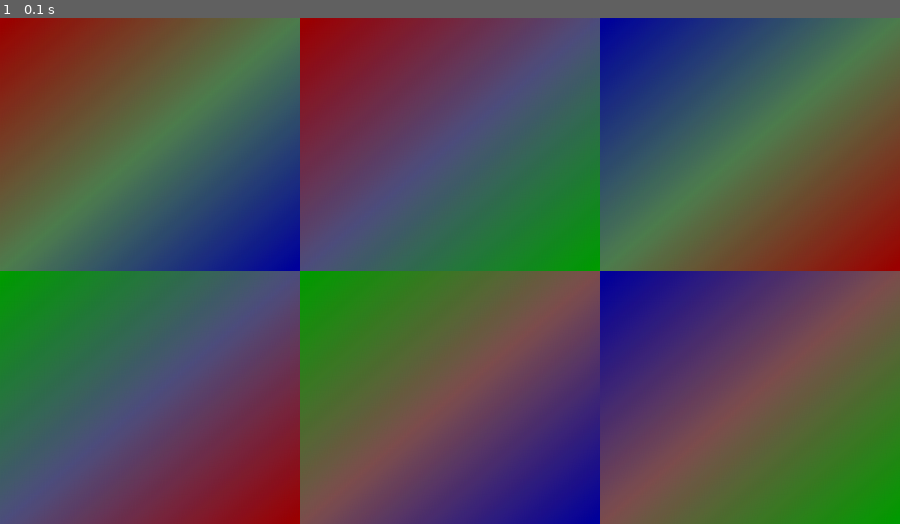
Above: before the commit, frame 1.
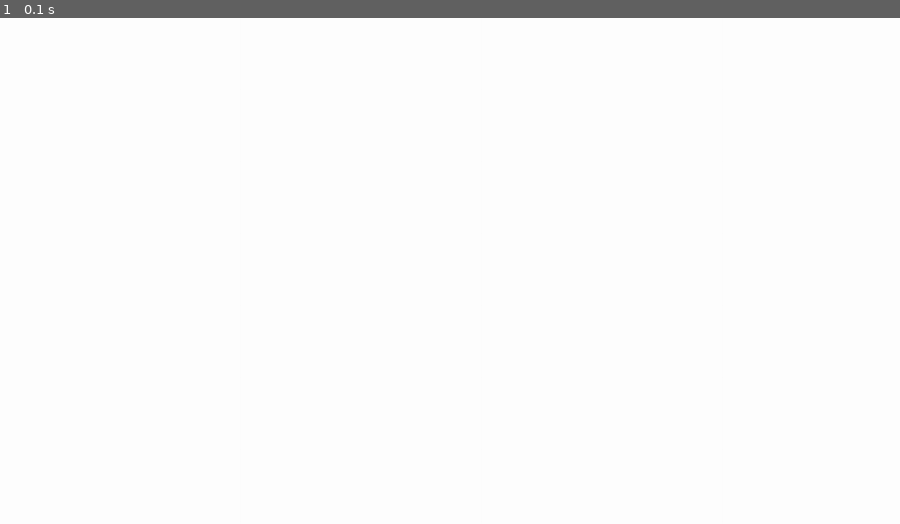
Above: after the commit, the same moment.

Repository: CountQuackula/PyGames
Game: pygame game, started from BasicGui.py
Same seed, same stepped clock (60 frames per second), same inputs: the game is played once before the commit and once after it.
Inputs:
- Up to frame 1 (0.1 s): no input

The runs differ from the first frame. In frame 1, 100% of the frame differs, in the area x 0-100%, y 0-100%.

Commit message:
Completed mainMenu function which now returns the option numerically that the user selected. Further added variability to the object creation function.

Diff:
--- a/BasicGui.py
+++ b/BasicGui.py
@@ -26,7 +26,7 @@
 );
 
 for k in range(6):
-    block = GUIcompFcn(1920/6, 1080/4, position[k][0], position[k][1], True, colours[k], screen, 1, False, (0, 0, 0), 0);
+    block = GUIcompFcn(1920/6, 1080/4, position[k][0], position[k][1], True, colours[k], screen, 1, False, (0, 0, 0), 0, 0);
 
 #updating screen to show new added feature
 pygame.display.update(); #updates the new image into the gui needs to be done after setting up a new image
@@ -34,7 +34,7 @@
 time.sleep(10); #just pausing the ocde so the generated image can be appreciated
 
 for k in range(6):
-    blockTwo = GUIcompFcn(1920/12, 1080/2, k*1920/12, 0, True, colours[k], screen, -1, False, (0, 0, 0), 0);
+    blockTwo = GUIcompFcn(1920/12, 1080/2, k*1920/12, 0, True, colours[k], screen, -1, False, (0, 0, 0), 0, 0);
 
 #updating screen to show new added feature
 pygame.display.update(); #updates the new image into the gui needs to be done after setting up a new image
--- a/GUIcomponentFuncs.py
+++ b/GUIcomponentFuncs.py
@@ -1,7 +1,7 @@
 import sys, pygame, time
 pygame.init();
 
-def GUIcompFcn(width, height, x, y, gradient, colour, screen, direction, border, borderCol, borderThick):
+def GUIcompFcn(width, height, x, y, gradient, colour, screen, direction, border, borderCol, borderThick, blit):
     #converting some varaibles into integers incase of user error in calling function
     ratio = height/width;
     width = round(width);
@@ -31,10 +31,12 @@
             pygame.draw.rect(block, colour, (0, 0, width, height)); #add rectangle over whole surface and set colour
 
     #adding border to object if specified
-    if border == True:
+    if border == 1:
         pygame.draw.rect(block, borderCol, (0, 0, width, height), borderThick);
 
-    screen.blit(block, (x, y)); #adding block surface onto the screen at (x, y)
+    #checking if user wants current surface object blited onto screen
+    if blit == True:
+        screen.blit(block, (x, y)); #adding block surface onto the screen at (x, y)
 
     #returning the handle to the created component
     return block;
--- a/mainMenu.py
+++ b/mainMenu.py
@@ -5,9 +5,9 @@
 
 def mainMenu(screen):
     #creating the 3 option buttons on screen
-    button1 = GUIcompFcn(1920/4, 54 * 2, 1920/8, 54, False, (255, 0, 255), screen, 1, True, (0, 0, 0), 4);
-    button2 = GUIcompFcn(1920/4, 54 * 2, 1920/8, 54 * 4, False, (0, 255, 255), screen, 1, True, (0, 0, 0), 4);
-    button3 = GUIcompFcn(1920/4, 54 * 2, 1920/8, 54 * 7, False, (255, 255, 0), screen, 1, True, (0, 0, 0), 4);
+    button1 = GUIcompFcn(1920/4, 54 * 2, 1920/8, 54, False, (255, 0, 255), screen, 1, True, (0, 0, 0), 4, 1);
+    button2 = GUIcompFcn(1920/4, 54 * 2, 1920/8, 54 * 4, False, (0, 255, 255), screen, 1, True, (0, 0, 0), 4, 1);
+    button3 = GUIcompFcn(1920/4, 54 * 2, 1920/8, 54 * 7, False, (255, 255, 0), screen, 1, True, (0, 0, 0), 4, 1);
 
     #initilizing list that stores the boundries of the buttons
     boundries = [];
@@ -39,8 +39,59 @@
     screen.blit(text2, (boundries[1][0] + 144, boundries[1][2] + 27));
     screen.blit(text3, (boundries[2][0] + 144, boundries[2][2] + 27));
 
+    #initlizing while loop pointer blocks and menu selected lists
+    pnt1 = GUIcompFcn(54, 13, boundries[0][0] - 67, boundries[0][3] - 60, False, (0, 0, 0), screen, 1, False, (0, 0, 0), 0, 1);
+    pnt2 = GUIcompFcn(54, 13, boundries[1][0] - 67, boundries[1][3] - 60, False, (0, 0, 0), screen, 1, False, (0, 0, 0), 0, 0);
+    pnt3 = GUIcompFcn(54, 13, boundries[2][0] - 67, boundries[2][3] - 60, False, (0, 0, 0), screen, 1, False, (0, 0, 0), 0, 0);
+    blankPnter = GUIcompFcn(54, 13, 0, 0, False, (255, 255, 255), screen, 1, False, (0, 0, 0), 0, 0);
+    pressedDown = (1, 2 , 0);
+    pressedUp = (2, 0, 1);
+    pnterPosition = 0;
+
+    #adding pointer positions to boundries
+    pnterPost = (boundries[0][0] - 13, boundries[0][3] - 54, boundries[1][0] - 13, boundries[1][3] - 54);
+    boundries.insert(4, pnterPost);
+
+    #displaying initilial state of mainMenu before user input detection
+    pygame.display.update();
+
     #checking pyGame for mouse or keyboard input to select an option or to close the game
+    while True:
+        #clearing event stream to only get latest user input
+        pygame.event.clear;
+        pygame.event.wait;
 
+        for event in pygame.event.get():
+            #determining user input
+            if event.type == pygame.QUIT:
+                #closing GUI and terminating code
+                pygame.quit();
+                sys.exit();
+            elif event.type == pygame.KEYDOWN: #checking if it was a key being pressed down
+                if event.key == pygame.K_DOWN: #checking if down arrow key was pressed
+                    #bliting over old pnter
+                    screen.blit(blankPnter, (boundries[pnterPosition][0] - 67, boundries[pnterPosition][3] - 60));
 
-    #updating screen to show the buttons added
-    pygame.display.update();
+                    #changing selected option
+                    pnterPosition = pressedDown[pnterPosition];
+                elif event.key == pygame.K_UP:
+                    #bliting over old pnter
+                    screen.blit(blankPnter, (boundries[pnterPosition][0] - 67, boundries[pnterPosition][3] - 60));
+
+                    #changing selected option
+                    pnterPosition = pressedUp[pnterPosition];
+                elif event.key == pygame.K_RETURN:
+                    return pnterPosition;
+
+            #updating screen if arrow keys pressed
+            if event.type == pygame.KEYDOWN or event.type == pygame.KEYUP:
+                #deteminig which pnter to apply to screen
+                if pnterPosition == 0:
+                    screen.blit(pnt1, (boundries[0][0] - 67, boundries[0][3] - 60));
+                elif pnterPosition == 1:
+                    screen.blit(pnt2, (boundries[1][0] - 67, boundries[1][3] - 60));
+                elif pnterPosition == 2:
+                    screen.blit(pnt3, (boundries[2][0] - 67, boundries[2][3] - 60));
+
+                #updating screen to show the new pnt position
+                pygame.display.update();
--- a/mainScript.py
+++ b/mainScript.py
@@ -13,5 +13,5 @@
 
 
 #calling main menu to create it
-mainMenu(screen);
-time.sleep(5);
+selection = mainMenu(screen);
+print(selection);
